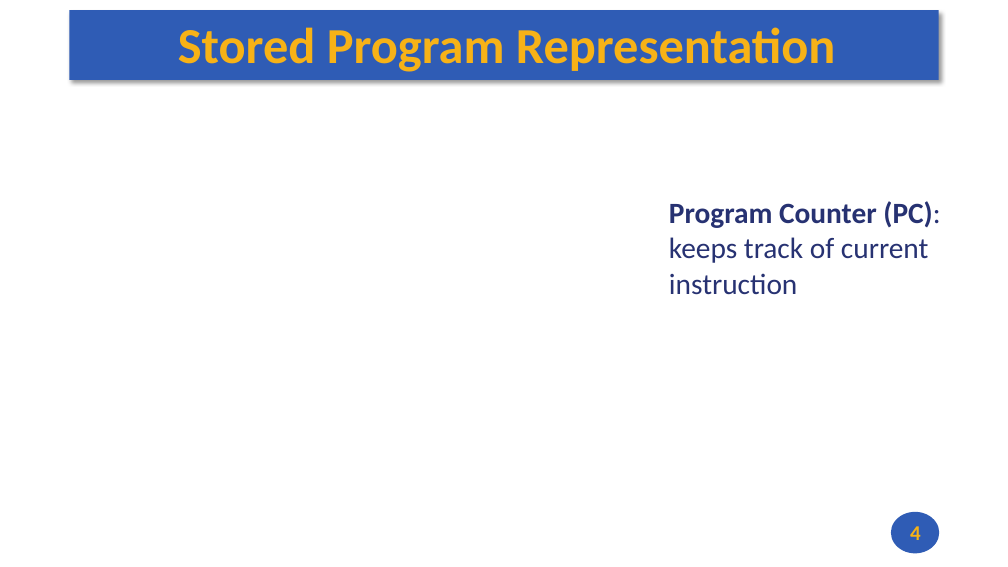
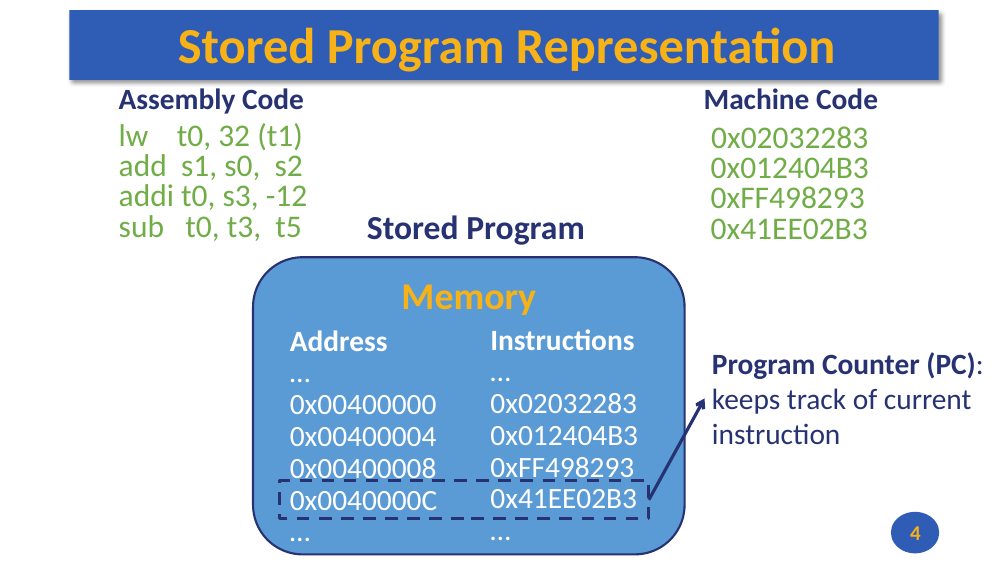
Before and after one commit to andrewt0301/hse-acos-course, a slide deck: slide 4 of docs/part1ca/04_Instructions/CA_Lecture_04.pptx. Drawn at 1008x567 pixels with LibreOffice and Linux fonts; fonts in the diff are those of the drawing. Boxes give left, top, right and bottom in pixels: in the first picture for what was removed or moved away, otherwise in the second. Text is boxed around its words. In the diff, an @@ line names an element or a change of style, - is before the commit and + after.

Commit message:
up

```diff
--- a/docs/part1ca/04_Instructions/CA_Lecture_04.pptx
+++ b/docs/part1ca/04_Instructions/CA_Lecture_04.pptx
@@ text added at [119, 88, 308, 241], 30 pt, text #70AD47 @@
+Assembly Code
+lw t0, 32 (t1)
+add s1, s0, s2
+addi t0, s3, -12
+sub t0, t3, t5
@@ text added at [704, 88, 878, 239], 30 pt, text #70AD47 @@
+Machine Code
+0x02032283
+0x012404B3
+0xFF498293
+0x41EE02B3
@@ text added at [367, 215, 585, 245], 32 pt, text #273272, bold @@
+Stored Program
@@ rounded rectangle added at [253, 257, 685, 554], fill #5B9BD5, outline #273272 2 pt, 36 pt, text #F7B217, bold @@
+Memory
@@ text added at [490, 329, 638, 508], 28 pt, text #FFFFFF @@
+Instructions
+…
+0x02032283
+0x012404B3
+0xFF498293
+0x41EE02B3
+…
@@ text added at [290, 330, 437, 510], 28 pt, text #FFFFFF @@
+Address
+…
+0x00400000
+0x00400004
+0x00400008
+0x0040000С
+…
@@ text "Program Counter (PC): keeps track ...": place and size @@
-text "Program Counter (PC): keeps track ..." at [669, 201, 940, 295]
+text "Program Counter (PC): keeps track ..." at [712, 352, 983, 445]
@@ arrow added from (649, 500) to (705, 399), #273272 3 pt @@
@@ rectangle added at [279, 481, 649, 519], outline #273272 3 pt dashed @@
```
